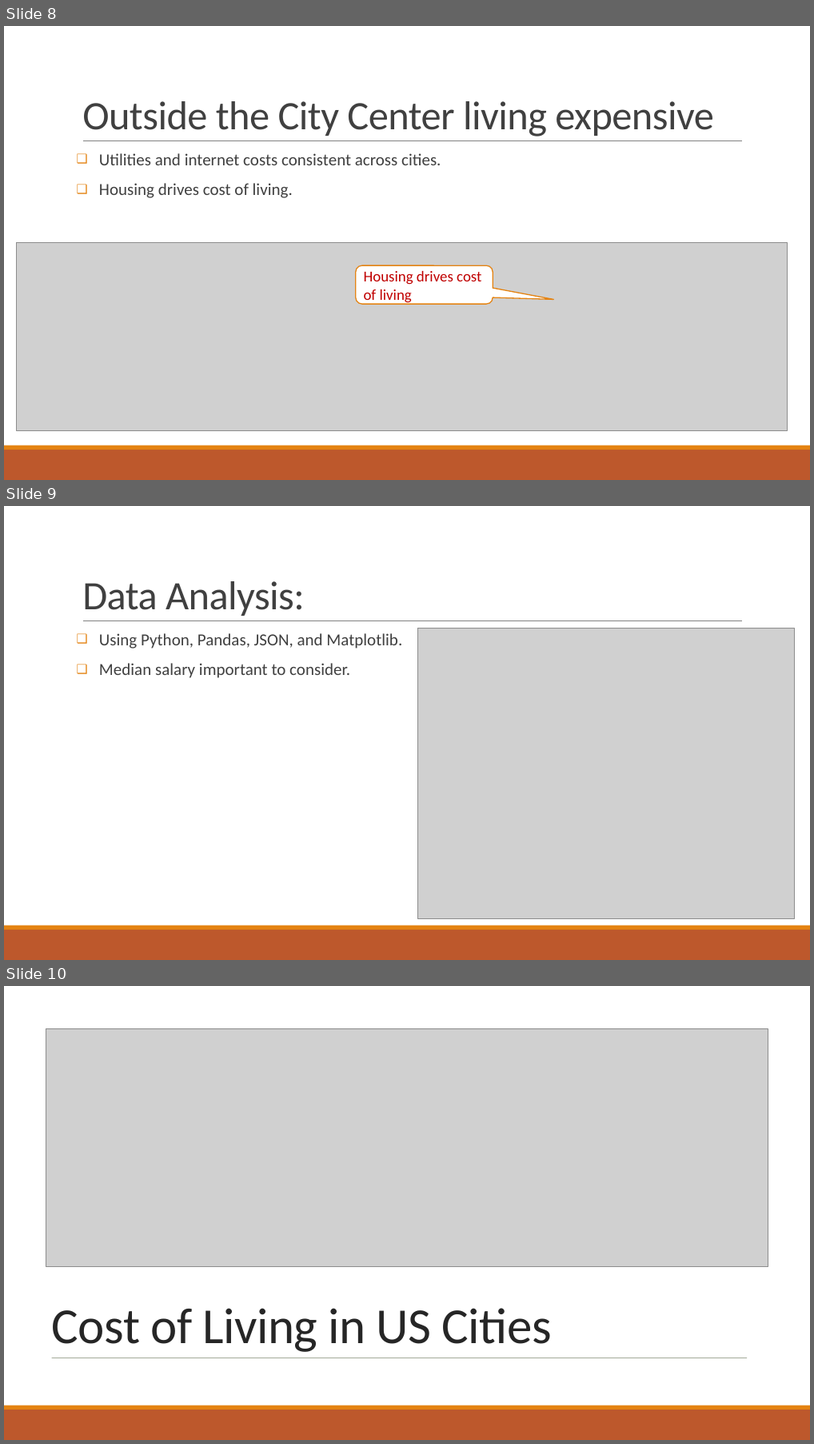
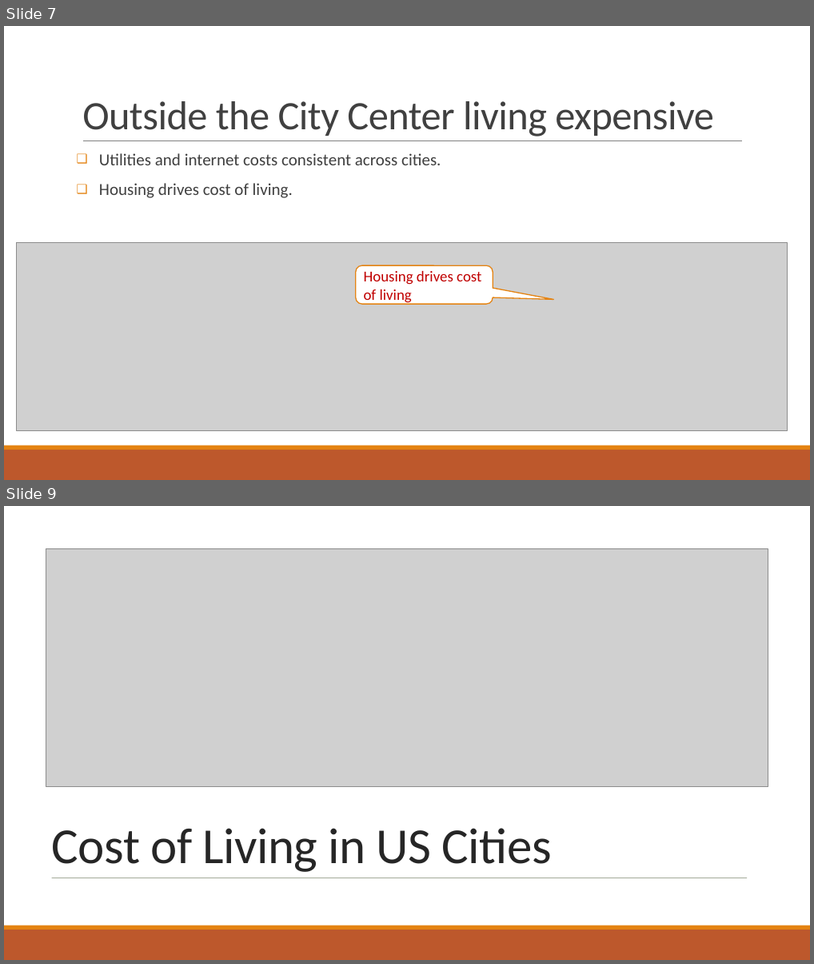
Before and after one commit to TsebaotK/Cost-of-Living, a slide deck: Project1-Presentation.pptx. Shown one above the other, each under a label of ours: slides 8, 9 and 10 before the commit, slides 7 and 9 after it; the slides between them are not shown. The pictures are 814x1444 and 814x964 pixels, drawn with LibreOffice and Linux fonts; fonts in the diff are those of the drawing; grey boxes stand for pictures. Boxes give left, top, right and bottom in pixels: in the first picture for what was removed or moved away, otherwise in the second. Text is boxed around its words. In the diff, an @@ line names an element or a change of style, - is before the commit and + after.

```diff
--- a/Project1-Presentation.pptx
+++ b/Project1-Presentation.pptx
@@ slide 9 removed at (x1=4, y1=506, x2=810, y2=960), background #FFFFFF; not listed: 3 template elements that a slide beside it also shows @@
@@ title removed at (x1=82, y1=581, x2=305, y2=616) @@
-Data Analysis:
@@ text removed at (x1=99, y1=633, x2=402, y2=678) @@
-❑ Using Python, Pandas, JSON, and Matplotlib.
-❑ Median salary important to consider.
@@ picture removed at (x1=418, y1=628, x2=794, y2=919) @@
@@ what was slide 8 is now slide 7 @@
@@ what was slide 10 is now slide 9 @@
```
Also in this commit, not shown: 6 slides changed, 2 slides added, 2 other slides removed.
